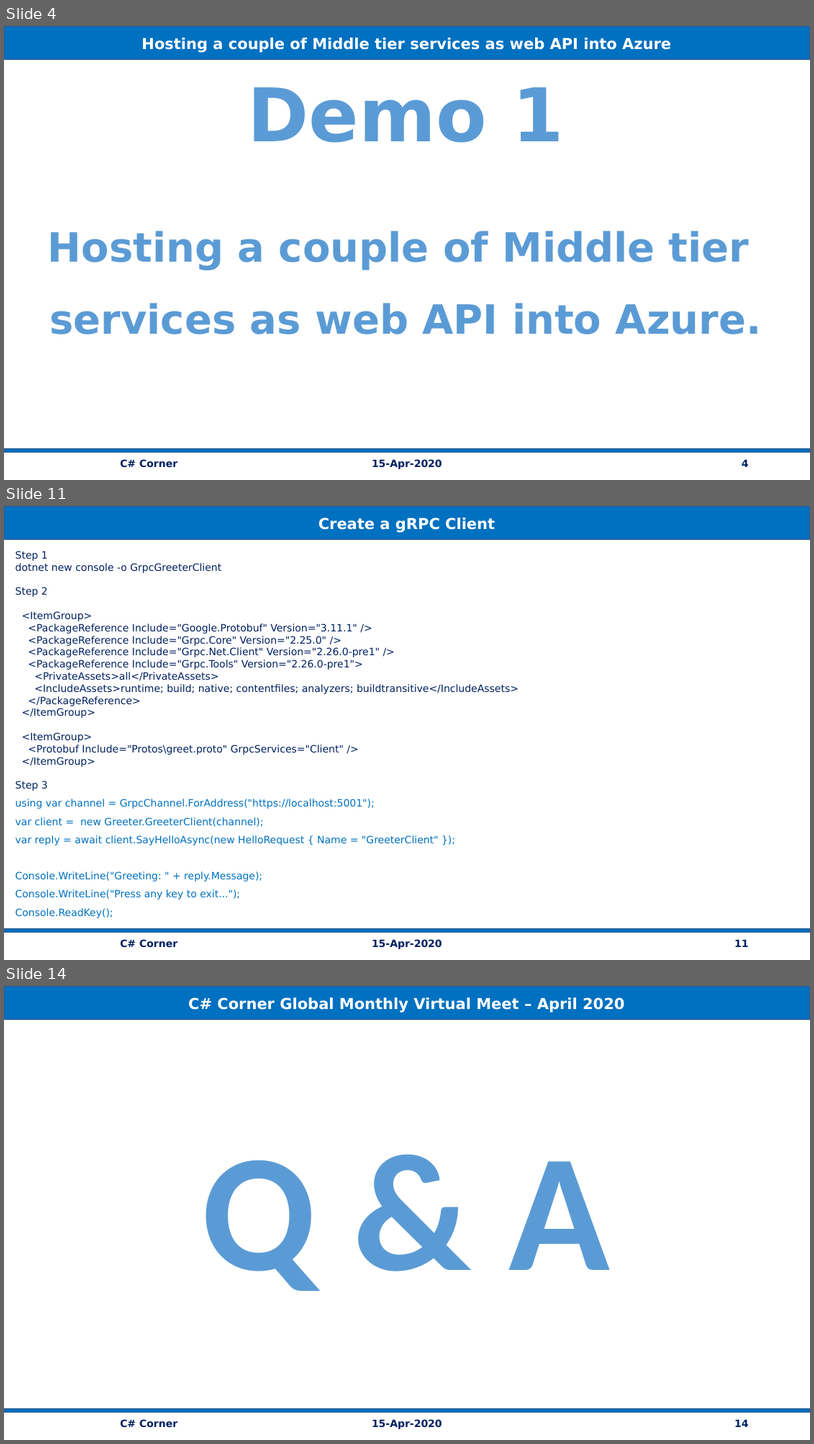
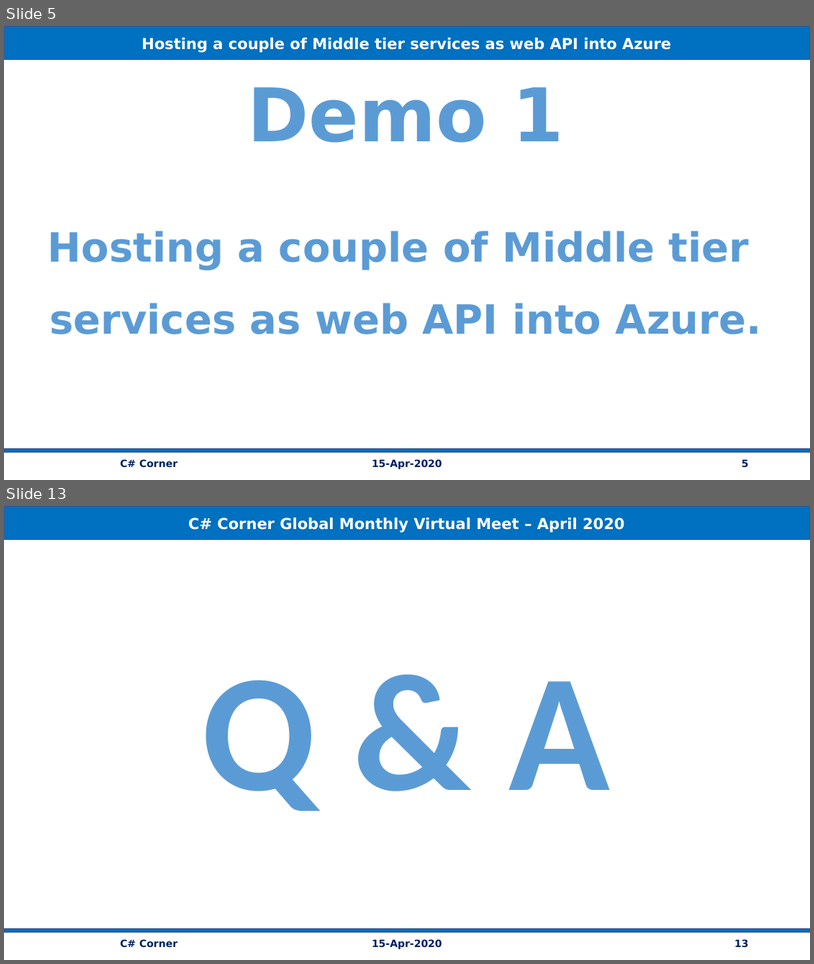
Before and after one commit to vishipayyallore/speaker_series, a slide deck: Azure/15Apr2020_BFF_ApiMgt/Documentation/BackEndForFrontEnd_AzureAPIMgt.pptx. Shown one above the other, each under a label of ours: slides 4, 11 and 14 before the commit, slides 5 and 13 after it; the slides between them are not shown. The pictures are 814x1444 and 814x964 pixels, drawn with LibreOffice and Linux fonts; fonts in the diff are those of the drawing. Boxes give left, top, right and bottom in pixels: in the first picture for what was removed or moved away, otherwise in the second. Text is boxed around its words. In the diff, an @@ line names an element or a change of style, - is before the commit and + after.

```diff
--- a/Azure/15Apr2020_BFF_ApiMgt/Documentation/BackEndForFrontEnd_AzureAPIMgt.pptx
+++ b/Azure/15Apr2020_BFF_ApiMgt/Documentation/BackEndForFrontEnd_AzureAPIMgt.pptx
@@ slide 11 removed at (4,506,810,960), background #FFFFFF @@
@@ rectangle removed at (4,507,810,539) @@
-Create a gRPC Client
@@ text removed at (16,551,519,918) @@
-Step 1
-dotnet new console -o GrpcGreeterClient
-Step 2
-<ItemGroup>
-<PackageReference Include="Google.Protobuf" Version="3.11.1" />
-<PackageReference Include="Grpc.Core" Version="2.25.0" />
-<PackageReference Include="Grpc.Net.Client" Version="2.26.0-pre1" />
-<PackageReference Include="Grpc.Tools" Version="2.26.0-pre1">
-<PrivateAssets>all</PrivateAssets>
-<IncludeAssets>runtime; build; native; contentfiles; analyzers; buildtransitive</IncludeAssets>
-</PackageReference>
-</ItemGroup>
-<ItemGroup>
-<Protobuf Include="Protos\greet.proto" GrpcServices="Client" />
-</ItemGroup>
-Step 3
-using var channel = GrpcChannel.ForAddress("https://localhost:5001");
-var client = new Greeter.GreeterClient(channel);
-var reply = await client.SayHelloAsync(new HelloRequest { Name = "GreeterClient" });
-Console.WriteLine("Greeting: " + reply.Message);
-Console.WriteLine("Press any key to exit...");
-Console.ReadKey();
@@ rectangle removed at (4,928,810,932) @@
@@ text removed at (120,939,178,947) @@
-C# Corner
@@ text removed at (372,939,442,949) @@
-15-Apr-2020
@@ page number removed at (735,939,748,947) @@
-11
@@ what was slide 4 is now slide 5 @@
@@ page number at (742,459,749,467): text changed @@
-4
+5
@@ what was slide 14 is now slide 13 @@
@@ page number at (735,939,748,947): text changed @@
-14
+13
```
Also in this commit, not shown: 6 slides changed, 4 slides added, 4 other slides removed, 1 other file.
